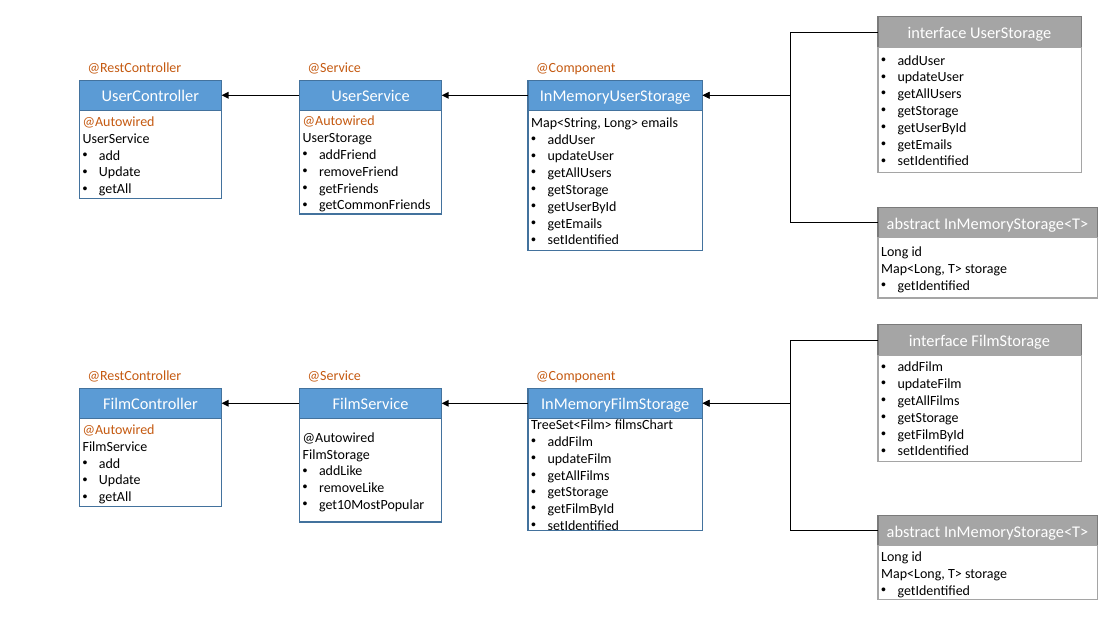
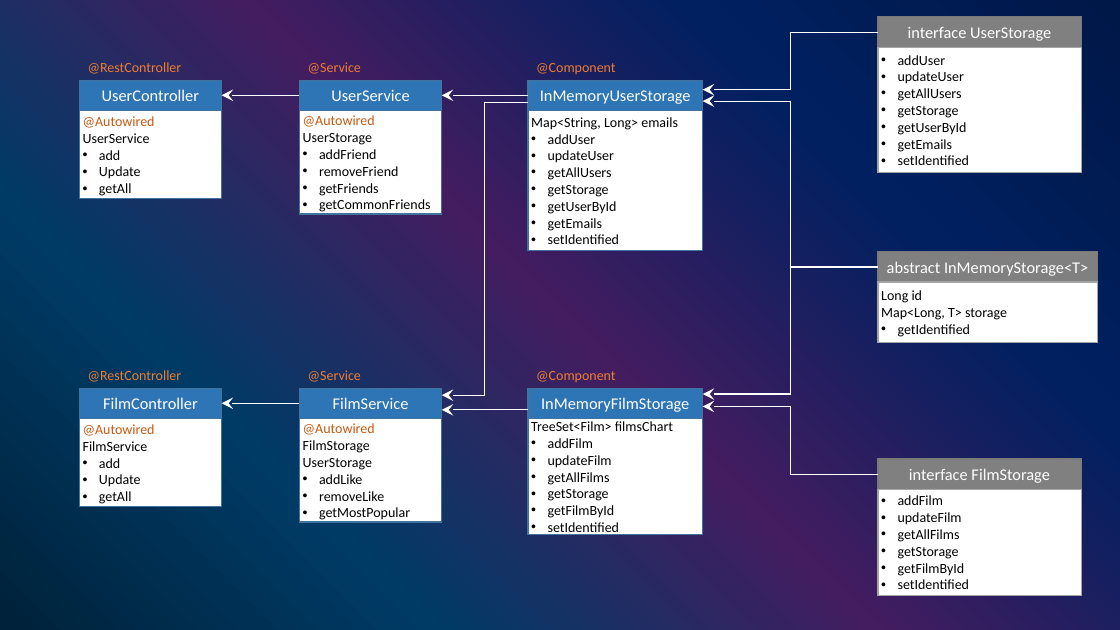
Before and after one commit to alekseykuznets0v/java-filmorate, a slide deck: slide 1 of structure.pptx. Drawn at 1120x630 pixels with LibreOffice and Linux fonts; fonts in the diff are those of the drawing. Boxes give left, top, right and bottom in pixels: in the first picture for what was removed or moved away, otherwise in the second. Text is boxed around its words. In the diff, an @@ line names an element or a change of style, - is before the commit and + after.

```diff
--- a/structure.pptx
+++ b/structure.pptx
@@ background #FFFFFF to gradient #001848 to #002060 to #431D60 to #003B66 to #00223A @@
@@ elbow arrow moved from (878, 32) - (703, 95) to (878, 33) - (703, 90) @@
@@ elbow arrow (878, 33) - (703, 90): stroke #000000 0.5 pt to #FFFFFF 1 pt; arrowheads changed @@
@@ arrow (299, 95) - (222, 95): stroke #000000 0.5 pt to #FFFFFF 1 pt; arrowheads changed @@
@@ arrow (528, 95) - (442, 95): stroke #000000 0.5 pt to #FFFFFF 1 pt; arrowheads changed @@
@@ elbow arrow added from (528, 103) to (442, 395), #FFFFFF 1 pt @@
@@ elbow arrow moved from (878, 223) - (703, 95) to (878, 267) - (703, 101) @@
@@ elbow arrow (878, 267) - (703, 101): stroke #000000 0.5 pt to #FFFFFF 1 pt; arrowheads changed @@
@@ elbow arrow added from (878, 267) to (703, 394), #FFFFFF 1 pt @@
@@ rectangle "abstract InMemoryStorage<T>": place and size @@
-rectangle "abstract InMemoryStorage<T>" at [878, 208, 1097, 238]
+rectangle "abstract InMemoryStorage<T>" at [878, 252, 1097, 282]
@@ rectangle "Long id": place and size @@
-rectangle "Long id" at [878, 238, 1097, 298]
+rectangle "Long id" at [878, 282, 1097, 343]
@@ text colour #C55A11 to #ED7D31 in 6 elements at [536, 63, 615, 74], [308, 62, 361, 74], [88, 62, 182, 74], [536, 371, 615, 382], [308, 370, 361, 382], [88, 370, 182, 382] @@
@@ fill #5B9BD5 to #2E75B6 in 6 elements at [79, 80, 221, 110], [299, 80, 441, 110], [528, 80, 703, 110], [79, 388, 221, 418], [299, 388, 441, 418], [528, 388, 703, 418] @@
@@ arrow (299, 403) - (222, 403): stroke #000000 0.5 pt to #FFFFFF 1 pt; arrowheads changed @@
@@ arrow moved from (528, 403) - (442, 403) to (528, 410) - (442, 410) @@
@@ arrow (528, 410) - (442, 410): stroke #000000 0.5 pt to #FFFFFF 1 pt; arrowheads changed @@
@@ elbow arrow moved from (878, 340) - (703, 403) to (878, 475) - (703, 407) @@
@@ elbow arrow (878, 475) - (703, 407): stroke #000000 0.5 pt to #FFFFFF 1 pt; arrowheads changed @@
@@ elbow arrow removed from (878, 531) to (703, 403) @@
@@ text in rectangle at [303, 423, 375, 435]: text colour #000000 to #C55A11 in "@Autowired" @@
@@ text in rectangle at [303, 458, 372, 470]: paragraph added @@
+UserStorage
@@ fill #A5A5A5 to #808080 in 3 elements at [878, 17, 1081, 47], [878, 252, 1097, 282], [878, 459, 1081, 489] @@
@@ rectangle "interface FilmStorage": place and size @@
-rectangle "interface FilmStorage" at [878, 325, 1081, 355]
+rectangle "interface FilmStorage" at [878, 459, 1081, 489]
@@ text in rectangle at [319, 507, 410, 522]: text changed @@
-• get10MostPopular
+• getMostPopular
@@ rectangle "addFilm": place and size @@
-rectangle "addFilm" at [878, 355, 1081, 462]
+rectangle "addFilm" at [878, 489, 1081, 596]
@@ rectangle removed at [878, 516, 1097, 546] @@
-abstract InMemoryStorage<T>
@@ rectangle removed at [878, 546, 1097, 600] @@
-Long id
-Map<Long, T> storage
-• getIdentified
```
Also in this commit, not shown: 1 other file.
